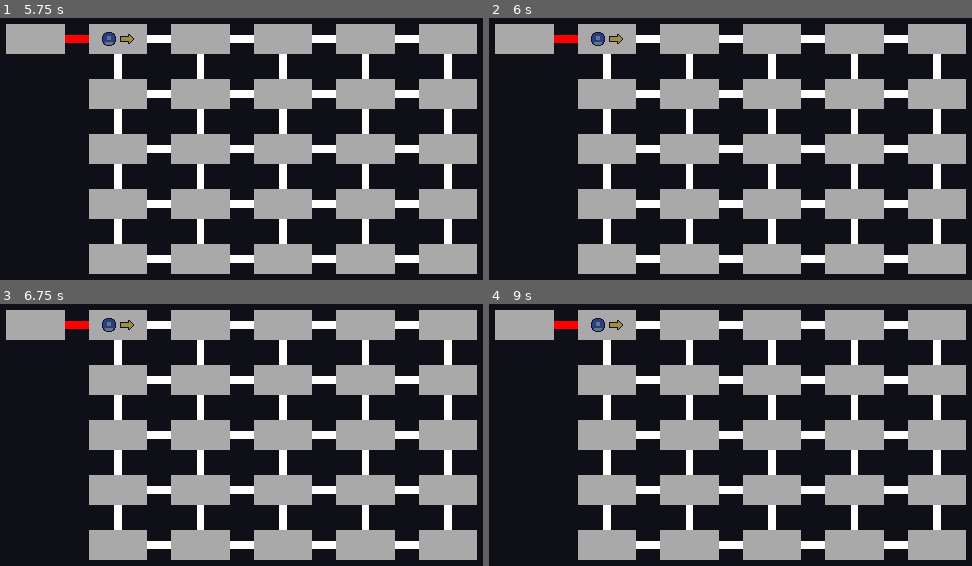
Above: before the commit, frames 1-4 (two rows, left to right).
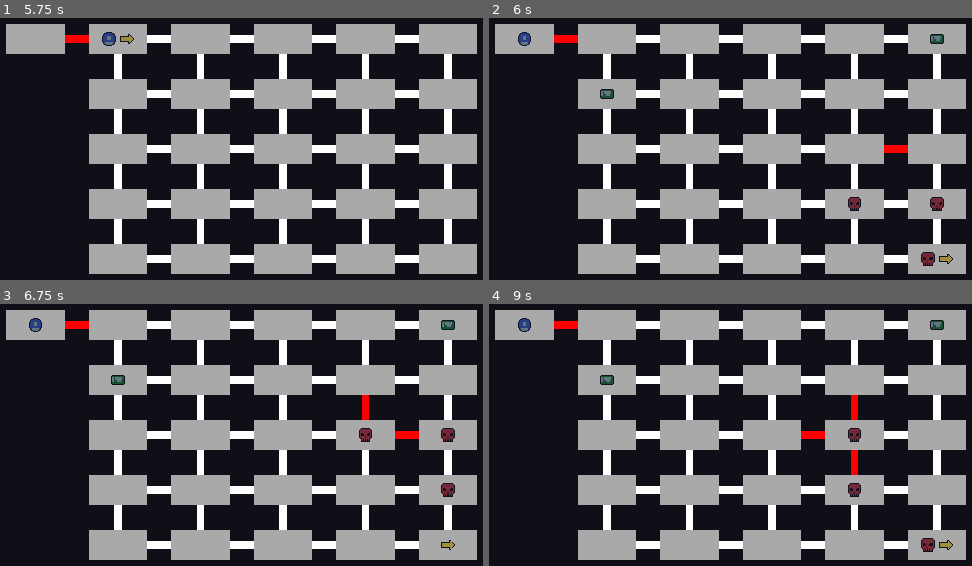
Above: after the commit, the same moments.

Repository: sakkaku-dev/prison-break
Game: Godot game, scene res://game.tscn
Two runs of this game, one before a commit and one after it. Both use one fixed random seed, a clock stepped at 60 frames per second and the inputs below. This scene is started directly instead of the project's main scene.
Inputs (mouse positions are in pixels of both pictures, inside the frame that each line leads up to):
- Up to frame 1 (5.75 s): tap Enter at 0.5, 2, 3.5 s; move the mouse to (458, 125) at 0.52 s; hold D (move_right) 0.53-1.28 s; click (458, 125) at 0.67 s; tap Space at 1.25, 2.75, 4.25 s; move the mouse to (120, 172) at 1.27 s; hold S (move_down) 1.28-2.03 s; move the mouse to (362, 49) at 2.02 s; hold D (move_right) 2.03-2.78 s; move the mouse to (241, 238) at 2.77 s; hold W (move_up) 2.78-3.53 s; click (241, 238) at 2.92 s; move the mouse to (outside the picture) at 3.52 s; hold A (move_left) 3.53-5.03 s; move the mouse to (43, 80) at 4.27 s; move the mouse to (323, 149) at 5.02 s; hold S (move_down) from 5.03 s (still down); click (323, 149) at 5.17 s
- Up to frame 2 (6 s): move the mouse to (653, 36) at 5.77 s; release S (move_down) at 5.78 s; hold D (move_right) from 5.78 s (still down)
- Up to frame 3 (6.75 s): move the mouse to (458, 411) at 6.52 s; release D (move_right) at 6.53 s; hold W (move_up) from 6.53 s (still down)
- Up to frame 4 (9 s): move the mouse to (609, 458) at 7.27 s; release W (move_up) at 7.28 s; hold D (move_right) 7.28-8.03 s; click (609, 458) at 7.42 s; move the mouse to (851, 335) at 8.02 s; hold S (move_down) 8.03-8.78 s; move the mouse to (730, 524) at 8.77 s; hold A (move_left) from 8.78 s (still down)

Frame 1 is identical in both runs. In frame 2, 1.2% of the frame differs, in the area x 6-97%, y 5-95%; in frame 3, 1.3%; in frame 4, 1.4%.

Commit message:
add chest open animation

Diff:
--- a/godot/cell.gd
+++ b/godot/cell.gd
@@ -10,6 +10,7 @@
 @export var enemy_icon: Control
 @export var enemy_icon_count: Label
 @export var chest_icon: Control
+@export var open_chest_icon: Control
 @export var exit_icon: Control
 
 @export var fight_icon: Control
@@ -62,7 +63,7 @@
 	exit_icon.visible = GameManager.exit_coord == coord
 
 	chest_icon.visible = has_chest()
-	chest_icon.modulate = Color.WHITE
+	open_chest_icon.visible = has_open_chest()
 
 	var enemies = get_enemy_count()
 	enemy_icon.visible = enemies > 0
--- a/godot/cell.tscn
+++ b/godot/cell.tscn
@@ -14,12 +14,13 @@
 outline_size = 6
 outline_color = Color(0, 0, 0, 1)
 
-[node name="Cell" type="Node2D" node_paths=PackedStringArray("player_icon", "enemy_icon", "enemy_icon_count", "chest_icon", "exit_icon", "fight_icon", "looted_icon")]
+[node name="Cell" type="Node2D" node_paths=PackedStringArray("player_icon", "enemy_icon", "enemy_icon_count", "chest_icon", "open_chest_icon", "exit_icon", "fight_icon", "looted_icon")]
 script = ExtResource("1_58y0b")
 player_icon = NodePath("Control/HBoxContainer/Player")
 enemy_icon = NodePath("Control/HBoxContainer/Enemy")
 enemy_icon_count = NodePath("Control/HBoxContainer/Enemy/MarginContainer/Label")
 chest_icon = NodePath("Control/HBoxContainer/Chest")
+open_chest_icon = NodePath("Control/HBoxContainer/OpenChest")
 exit_icon = NodePath("Control/HBoxContainer/Exit")
 fight_icon = NodePath("Control/MarginContainer")
 looted_icon = NodePath("Control/MarginContainer2")
@@ -102,6 +103,13 @@
 expand_mode = 4
 stretch_mode = 5
 
+[node name="OpenChest" type="TextureRect" parent="Control/HBoxContainer"]
+custom_minimum_size = Vector2(30, 0)
+layout_mode = 2
+texture = ExtResource("3_qu1l1")
+expand_mode = 4
+stretch_mode = 5
+
 [node name="Exit" type="TextureRect" parent="Control/HBoxContainer"]
 custom_minimum_size = Vector2(30, 0)
 layout_mode = 2
--- a/godot/cell_view.gd
+++ b/godot/cell_view.gd
@@ -29,7 +29,7 @@
 var current_cell: Cell
 
 func _ready():
-	GameManager.looted_chest.connect(_update_visuals)
+	GameManager.looted_chest.connect(func(): chest.play("open"))
 	GameManager.killed_enemy.connect(_update_visuals)
 
 	GameManager.cell_clicked.connect(set_cell)
--- a/godot/cell_view.tscn
+++ b/godot/cell_view.tscn
@@ -35,6 +35,54 @@
 shader_parameter/vignette_intensity = 0.26
 shader_parameter/vignette_opacity = 0.5
 
+[sub_resource type="AtlasTexture" id="AtlasTexture_j4ive"]
+atlas = ExtResource("7_bomtk")
+region = Rect2(352, 192, 32, 32)
+
+[sub_resource type="AtlasTexture" id="AtlasTexture_u3pqx"]
+atlas = ExtResource("7_bomtk")
+region = Rect2(352, 192, 32, 32)
+
+[sub_resource type="AtlasTexture" id="AtlasTexture_o2a3a"]
+atlas = ExtResource("7_bomtk")
+region = Rect2(416, 192, 32, 32)
+
+[sub_resource type="AtlasTexture" id="AtlasTexture_t0cww"]
+atlas = ExtResource("7_bomtk")
+region = Rect2(448, 192, 32, 32)
+
+[sub_resource type="AtlasTexture" id="AtlasTexture_3ok2h"]
+atlas = ExtResource("7_bomtk")
+region = Rect2(384, 192, 32, 32)
+
+[sub_resource type="SpriteFrames" id="SpriteFrames_rhevd"]
+animations = [{
+"frames": [{
+"duration": 1.0,
+"texture": SubResource("AtlasTexture_j4ive")
+}],
+"loop": false,
+"name": &"closed",
+"speed": 5.0
+}, {
+"frames": [{
+"duration": 1.0,
+"texture": SubResource("AtlasTexture_u3pqx")
+}, {
+"duration": 1.0,
+"texture": SubResource("AtlasTexture_o2a3a")
+}, {
+"duration": 1.0,
+"texture": SubResource("AtlasTexture_t0cww")
+}, {
+"duration": 1.0,
+"texture": SubResource("AtlasTexture_3ok2h")
+}],
+"loop": false,
+"name": &"open",
+"speed": 5.0
+}]
+
 [sub_resource type="AtlasTexture" id="AtlasTexture_fjm6b"]
 atlas = ExtResource("8_qxc5v")
 region = Rect2(0, 384, 32, 32)
@@ -167,14 +215,11 @@
 vframes = 22
 frame = 156
 
-[node name="Chest" type="Node2D" parent="."]
+[node name="Chest" type="AnimatedSprite2D" parent="."]
 position = Vector2(17, -55)
-
-[node name="Sprite2D" type="Sprite2D" parent="Chest"]
-texture = ExtResource("7_bomtk")
-hframes = 24
-vframes = 22
-frame = 155
+sprite_frames = SubResource("SpriteFrames_rhevd")
+animation = &"closed"
+autoplay = "closed"
 
 [node name="Enemies" type="Node2D" parent="."]
 position = Vector2(78, -26)
Not shown: 1 places in godot/cell_view.tscn that only renumber resources
